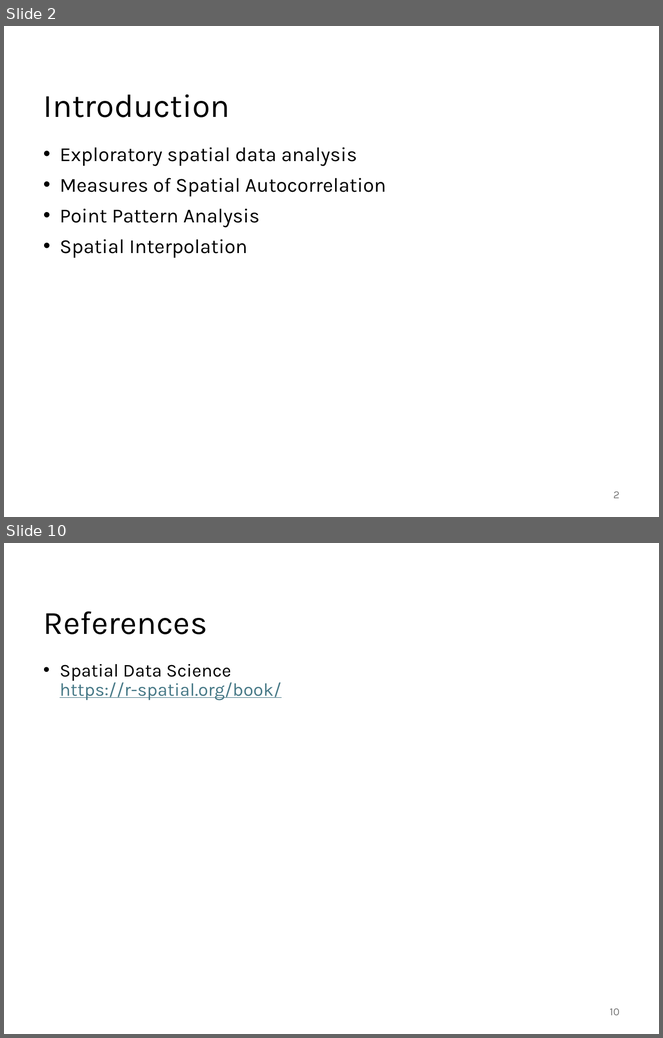
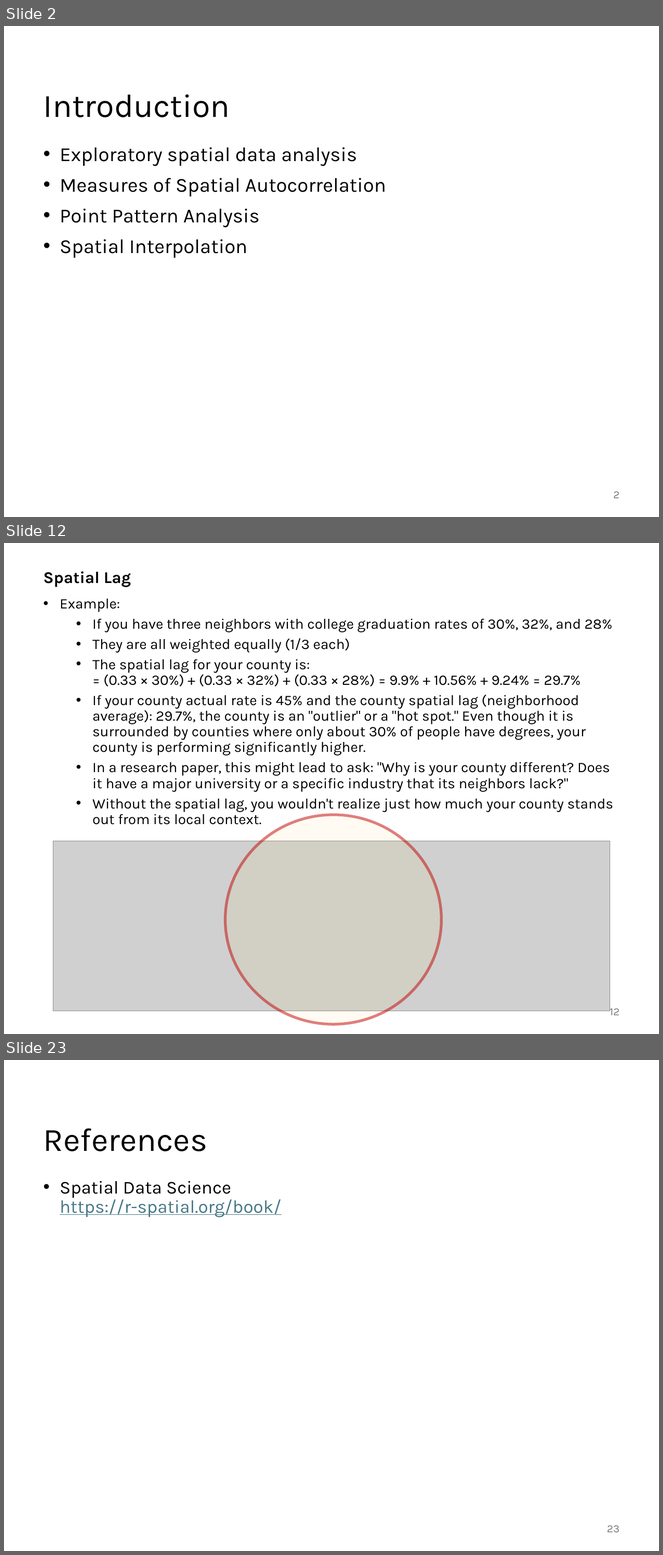
Before and after one commit to abuabara/abuabara.github.io, a slide deck: DAEN489S26/week12_slides.pptx. Shown one above the other, each under a label of ours: slides 2 and 10 before the commit, slides 2, 12 and 23 after it; the slides between them are not shown. The pictures are 663x1038 and 663x1555 pixels, drawn with LibreOffice and Linux fonts; fonts in the diff are those of the drawing; grey boxes stand for pictures. Boxes give left, top, right and bottom in pixels: in the first picture for what was removed or moved away, otherwise in the second. Text is boxed around its words. In the diff, an @@ line names an element or a change of style, - is before the commit and + after.

```diff
--- a/DAEN489S26/week12_slides.pptx
+++ b/DAEN489S26/week12_slides.pptx
@@ slide 12 added at <box>4,543,659,1034</box>, background #FFFFFF @@
@@ text added at <box>44,571,614,825</box>, 16 pt, text #000000 @@
+Spatial Lag
+• Example:
+  • If you have three neighbors with college graduation rates of 30%, 32%, and 28%
+  • They are all weighted equally (1/3 each)
+  • The spatial lag for your county is:
+    = (0.33 × 30%) + (0.33 × 32%) + (0.33 × 28%) = 9.9% + 10.56% + 9.24% = 29.7%
+  • If your county actual rate is 45% and the county spatial lag (neighborhood average): 29.7%, the county is an "outlier" or a "hot spot." Even though it is surrounded by counties where only about 30% of people have degrees, your county is performing significantly higher.
+  • In a research paper, this might lead to ask: "Why is your county different? Does it have a major university or a specific industry that its neighbors lack?"
+  • Without the spatial lag, you wouldn't realize just how much your county stands out from its local context.
@@ ellipse added at <box>226,815,442,1025</box>, fill #FFC000 at 5% opacity, outline #C00000 3 pt @@
@@ picture added at <box>53,841,610,1012</box> @@
@@ page number added at <box>610,1006,620,1016</box>, 12 pt, text #797979 @@
+12
@@ what was slide 10 is now slide 23 @@
@@ page number at <box>607,1525,620,1533</box>: text changed @@
-10
+23
```
Also in this commit, not shown: 6 slides changed, 13 other slides added, 1 slide removed, 1 other file.
